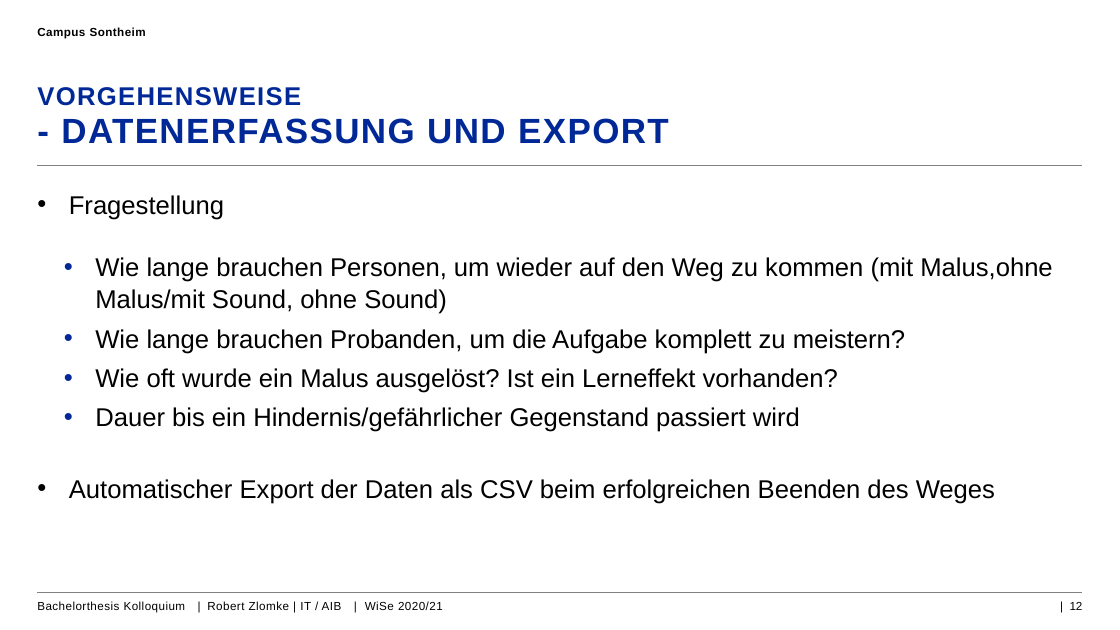
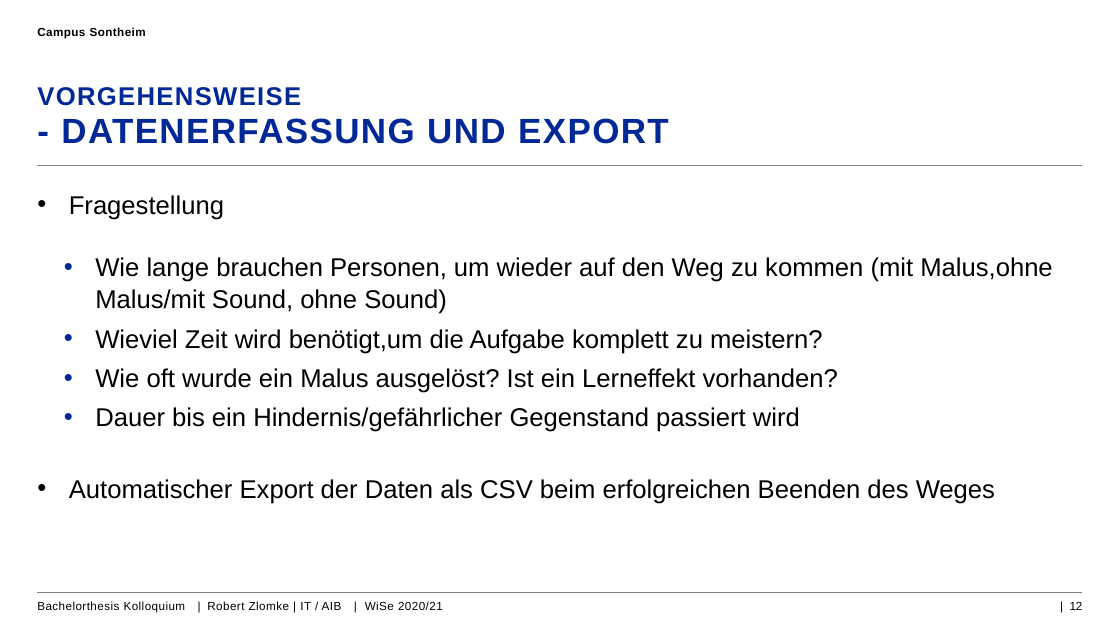
Before and after one commit to RobZlo/Studium, a slide deck: slide 12 of Kolloquium_Präsentation_RobertZlomle.pptx. Drawn at 1120x630 pixels with LibreOffice and Linux fonts; fonts in the diff are those of the drawing; background and template pictures are left out. Boxes give left, top, right and bottom in pixels: in the first picture for what was removed or moved away, otherwise in the second. Text is boxed around its words. In the diff, an @@ line names an element or a change of style, - is before the commit and + after.

```diff
--- a/Kolloquium_Präsentation_RobertZlomle.pptx
+++ b/Kolloquium_Präsentation_RobertZlomle.pptx
@@ text at bbox=[95, 329, 822, 354]: text changed @@
-  • Wie lange brauchen Probanden, um die Aufgabe komplett zu meistern?
+  • Wieviel Zeit wird benötigt,um die Aufgabe komplett zu meistern?
```
Also in this commit, not shown: 7 other slides changed, 1 slide added, 5 other files.
